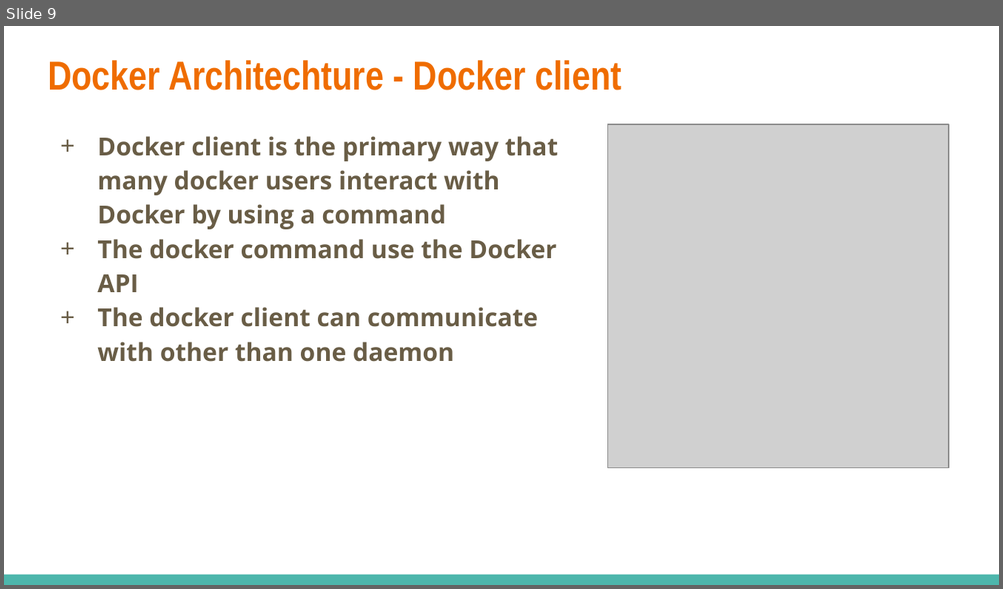
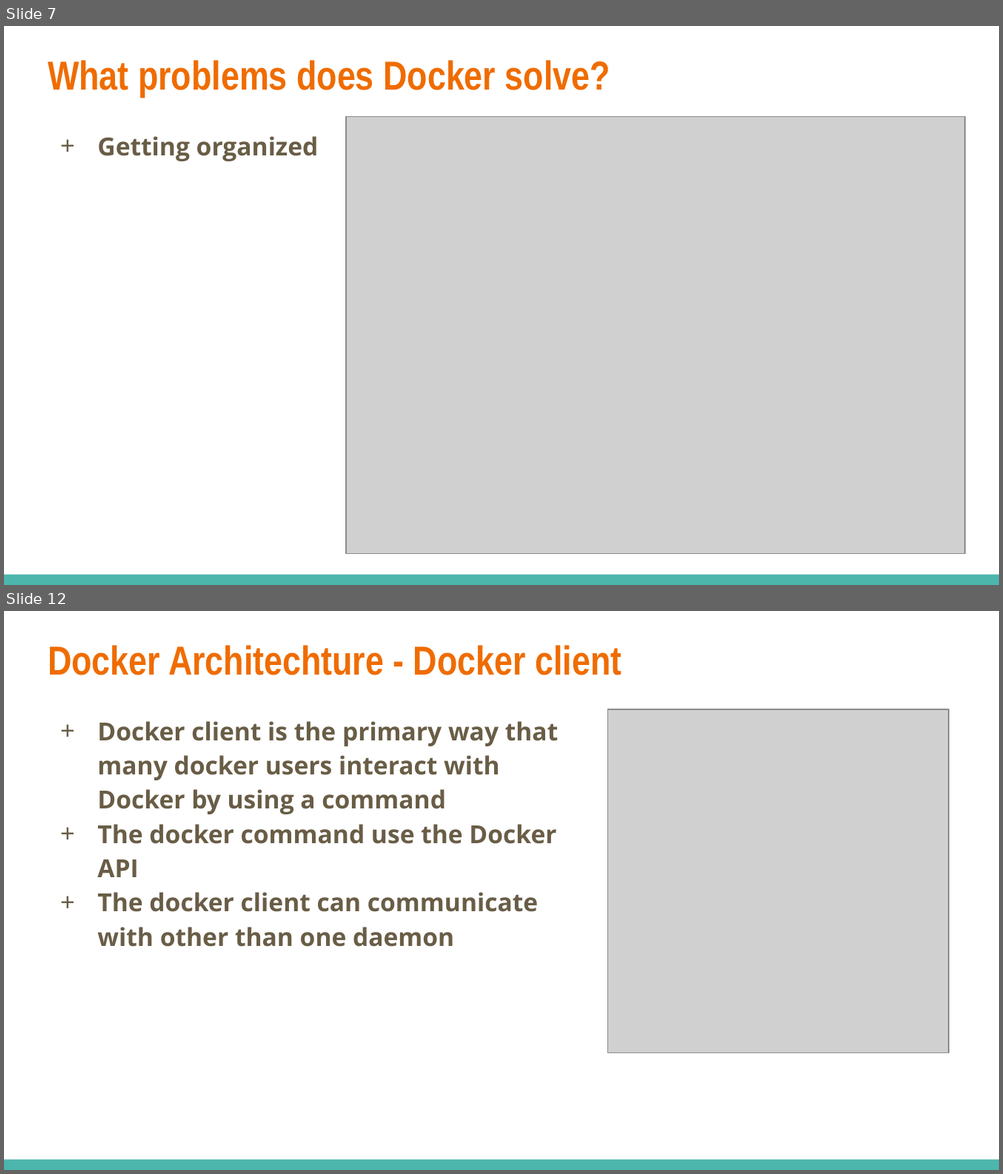
Before and after one commit to dinhhung09138/Learning-Example, a slide deck: docker/Docker - 01 - Basic.pptx. Shown one above the other, each under a label of ours: slide 9 before the commit, slides 7 and 12 after it; the slides between them are not shown. The pictures are 1003x589 and 1003x1174 pixels, drawn with LibreOffice and Linux fonts; fonts in the diff are those of the drawing; grey boxes stand for pictures. Boxes give left, top, right and bottom in pixels: in the first picture for what was removed or moved away, otherwise in the second. Text is boxed around its words. In the diff, an @@ line names an element or a change of style, - is before the commit and + after.

Commit message:
Docker introduction

```diff
--- a/docker/Docker - 01 - Basic.pptx
+++ b/docker/Docker - 01 - Basic.pptx
@@ slide 7 added at (x1=4, y1=26, x2=999, y2=585), background #FFFFFF; not listed: 1 template element that a slide beside it also shows @@
@@ title added at (x1=48, y1=60, x2=610, y2=97), 29.4 pt, text #EF6C00, bold @@
+What problems does Docker solve?
@@ text added at (x1=97, y1=136, x2=318, y2=161), 18 pt, text #695D46, bold @@
++ Getting organized
@@ picture added at (x1=346, y1=116, x2=965, y2=554) @@
@@ what was slide 9 is now slide 12 @@
```
Also in this commit, not shown: 7 slides changed, 3 other slides added.
